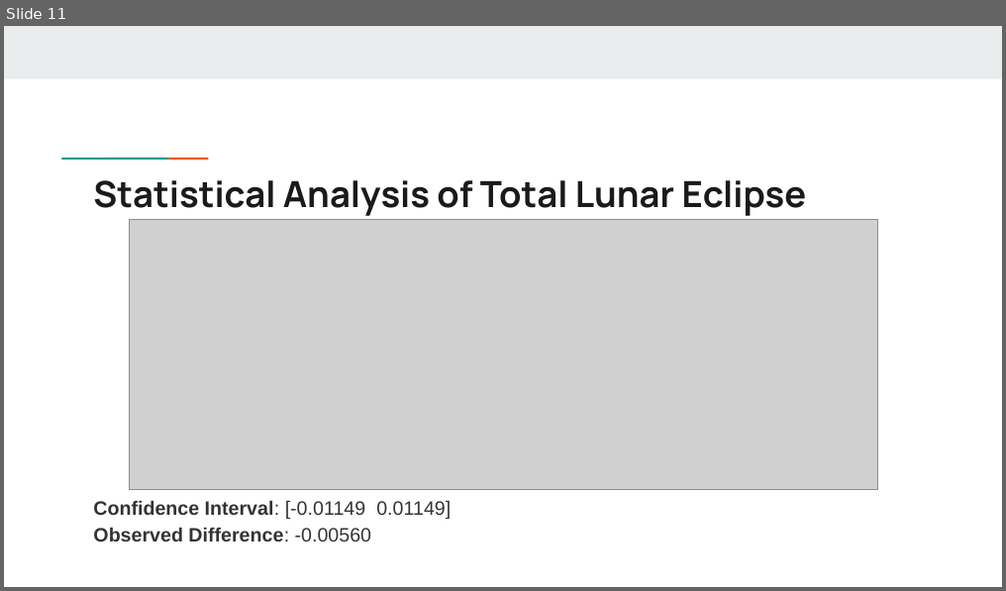
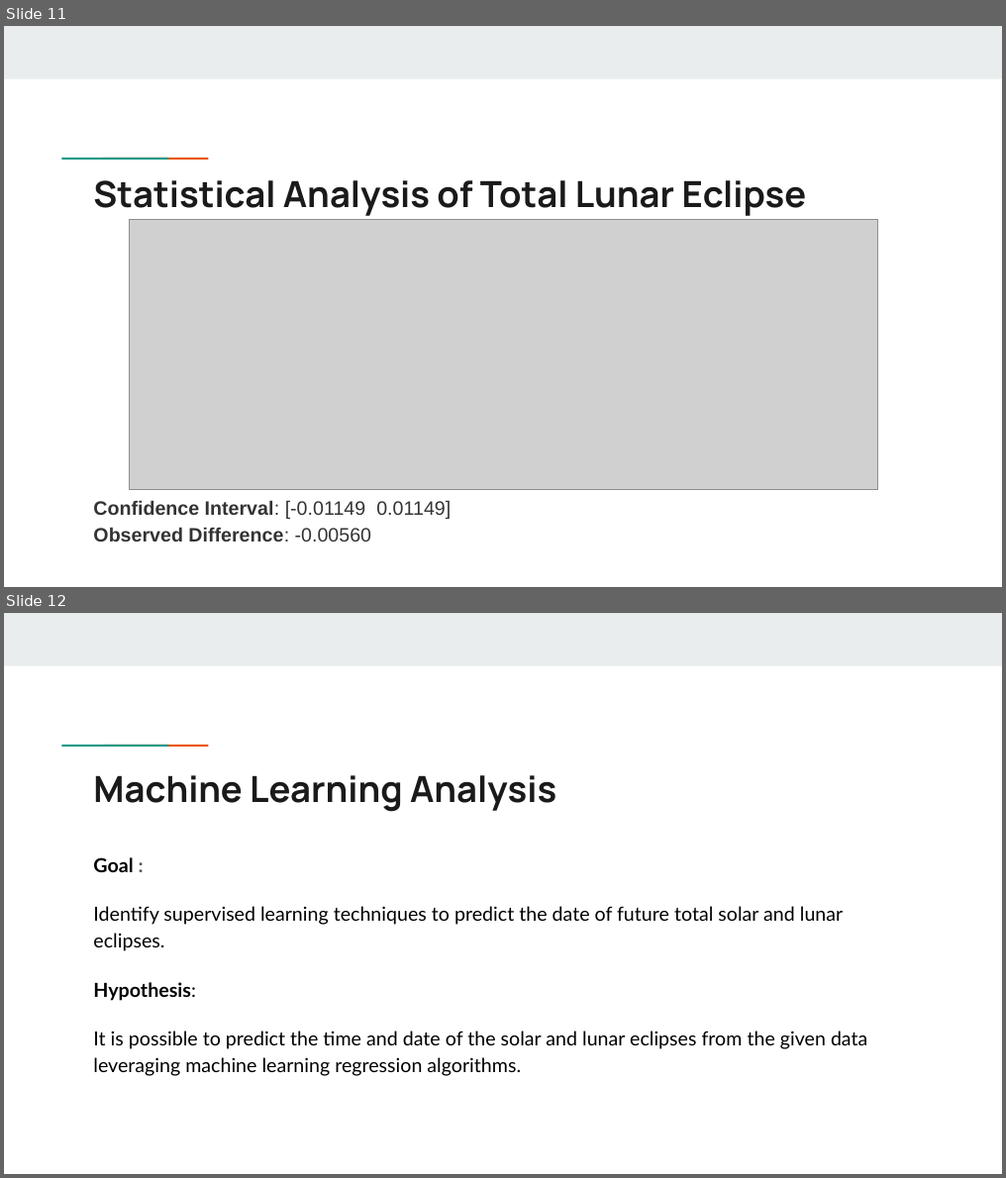
Before and after one commit to rachelraikar/Capstone1-Eclipses, a slide deck: Solar and Lunar Eclipse Milestone Report.pptx. Shown one above the other, each under a label of ours: slide 11 before the commit, slides 11 and 12 after it. The pictures are 1006x591 and 1006x1178 pixels, drawn with LibreOffice and Linux fonts; fonts in the diff are those of the drawing; grey boxes stand for pictures. Boxes give left, top, right and bottom in pixels: in the first picture for what was removed or moved away, otherwise in the second. Text is boxed around its words. In the diff, an @@ line names an element or a change of style, - is before the commit and + after.

```diff
--- a/Solar and Lunar Eclipse Milestone Report.pptx
+++ b/Solar and Lunar Eclipse Milestone Report.pptx
@@ slide 12 added at box(4, 613, 1002, 1174), background #FFFFFF; not listed: 3 template elements that a slide beside it also shows @@
@@ title added at box(93, 775, 556, 812), 26 pt, text #1A1A1A, bold @@
+Machine Learning Analysis
@@ text added at box(93, 858, 867, 1076), 14 pt, text #000000 @@
+Goal :
+Identify supervised learning techniques to predict the date of future total solar and lunar eclipses.
+Hypothesis:
+It is possible to predict the time and date of the solar and lunar eclipses from the given data leveraging machine learning regression algorithms.
```
Also in this commit, not shown: 1 slide changed, 5 other slides added, 1 other file.
